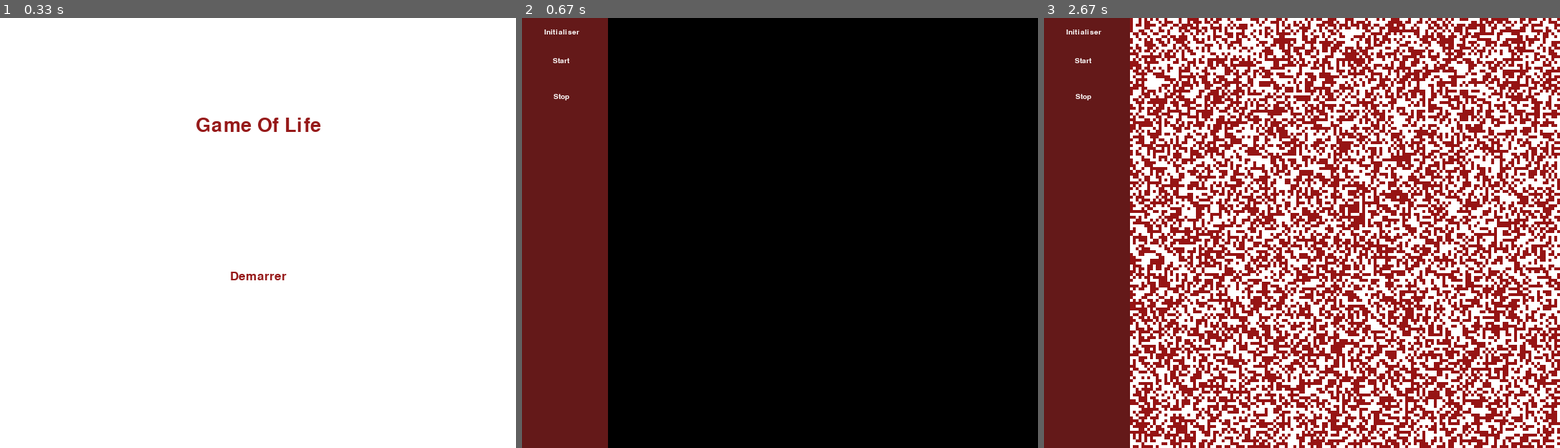
Above: before the commit, frames 1-3 (left to right).
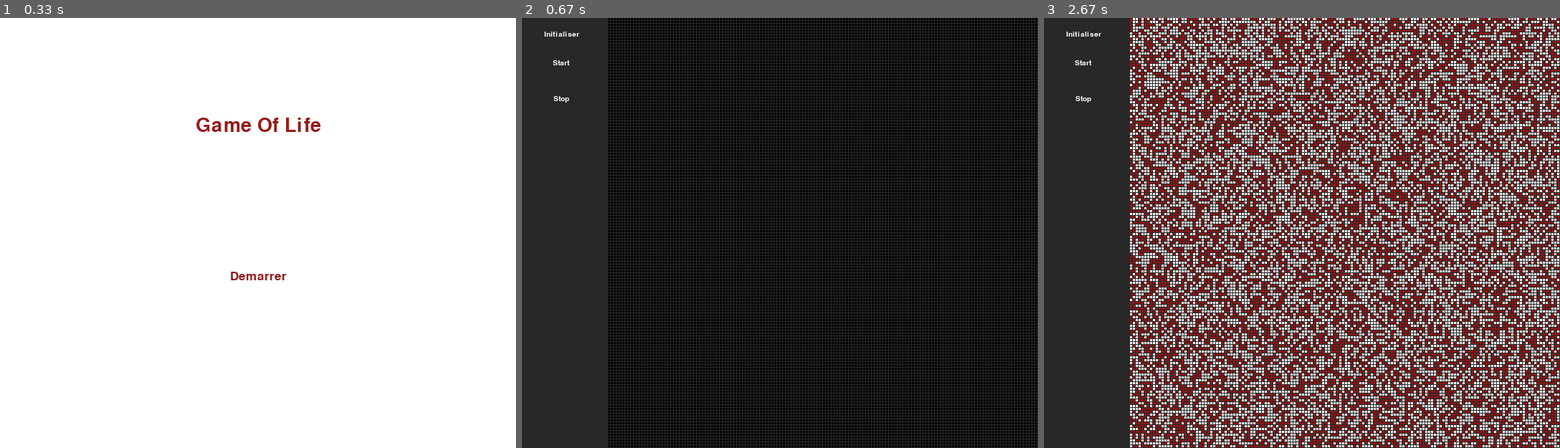
Above: after the commit, the same moments.

Repository: Ethik-69/Game_of_life
Game: pygame game, started from jeu_de_la_vie/main_pygame.py
The game is run twice, just before and just after one commit, with the same random seed, the same clock (stepped at 60 frames per second) and the same inputs.
Inputs (mouse positions are in pixels of both pictures, inside the frame that each line leads up to):
- Up to frame 1 (0.33 s): no input
- Up to frame 2 (0.67 s): click (759, 250) at 0.38 s
- Up to frame 3 (2.67 s): click (1085, 35) at 0.83 s; click (1085, 35) at 2.65 s

Frame 1 is identical in both runs. In frame 2, 53% of the frame differs, in the area x 0-100%, y 0-100%; in frame 3, 53%.

Commit message:
amelioration

Diff:
--- a/jeu_de_la_vie/main_pygame_v3.py
+++ b/jeu_de_la_vie/main_pygame.py
@@ -4,7 +4,8 @@
 import pygame.gfxdraw
 from pygame.locals import *
 
-
+#i = x = abscisse
+#j = y = ordonee
 largeur = 180
 hauteur = 150
 taille_pixel = 4
@@ -34,7 +35,8 @@
             elif plateau[i][j] == 1: couleur = [255, 255, 255]
             elif plateau[i][j] == 2: couleur = [150, 20, 20]
             else : couleur = [0, 100, 0]
-            pygame.gfxdraw.box(fenetre, (taille_pixel*i+120, taille_pixel*j, taille_pixel, taille_pixel), couleur)
+            fenetre.fill(couleur, (i * taille_pixel+120, j * taille_pixel, taille_pixel - 1, taille_pixel - 1))
+
     pygame.display.flip()
 
 def etat_suivant(plateau):
@@ -60,7 +62,7 @@
             nb_vivante = alive(i, j)
             if nb_vivante == 3 : plateau2[i][j] = 1
             elif nb_vivante == 2 : plateau2[i][j] = plateau[i][j]
-            elif nb_vivante > 3 : plateau2[i][j] = 0
+            elif nb_vivante > 3 : plateau2[i][j] = 2
             elif nb_vivante < 2 : plateau2[i][j] = 0
     return plateau2
 
@@ -140,18 +142,17 @@
     font = pygame.font.Font('fonts/visitor1.ttf', 15)
 
     init_text = font.render("Initialiser", 1, (255, 255, 255))
-    init_text_pos = init_text.get_rect(centerx=55, centery=20)
+    init_text_pos = init_text.get_rect(centerx=55, centery=23)
     background.blit(init_text, init_text_pos)
 
     start_text = font.render("Start", 1, (255, 255, 255))
-    start_text_pos = start_text.get_rect(centerx=55, centery=60)
+    start_text_pos = start_text.get_rect(centerx=55, centery=63)
     background.blit(start_text, start_text_pos)
 
     stop_text = font.render("Stop", 1, (255, 255, 255))
-    stop_text_pos = stop_text.get_rect(centerx=55, centery=110)
+    stop_text_pos = stop_text.get_rect(centerx=55, centery=113)
     background.blit(stop_text, stop_text_pos)
     return background
-
 
 fonctionnement = True
 lancement = True
@@ -160,11 +161,11 @@
 
 accueil()
 
-background.fill((100, 25, 25))
-
-init_bouton = pygame.draw.rect(fenetre, [0, 0, 0], [10, 10, 90, 40])
-start_bouton = pygame.draw.rect(fenetre, [0, 0, 0], [10, 60, 90, 40])
-stop_bouton = pygame.draw.rect(fenetre, [0, 0, 0], [10, 110, 90, 40])
+background.fill((40, 40, 40))
+
+init_bouton = pygame.draw.rect(fenetre, [0, 0, 0], [10, 10, 90, 25])
+start_bouton = pygame.draw.rect(fenetre, [0, 0, 0], [10, 60, 90, 25])
+stop_bouton = pygame.draw.rect(fenetre, [0, 0, 0], [10, 110, 90, 25])
 
 main_font()
 
@@ -178,7 +179,6 @@
     start_on = start_bouton.collidepoint(mouse_xy)
     stop_on = stop_bouton.collidepoint(mouse_xy)
 
-    print('Generation : ',generation)
     plateau = main(plateau)
 
     if lancement:
--- a/jeu_de_la_vie/main_pygame_v1.py
+++ /dev/null
@@ -1,99 +0,0 @@
-#!/usr/bin/env python3
-import random
-import pygame
-import pygame.gfxdraw
-from pygame.locals import *
-import numpy
-
-largeur = 200
-hauteur = 200
-taille_pixel = 4
-plateau=[]
-plateau0=[]
-for i in range(200):
-    plateau.append([0]*200)
-    plateau0.append([0]*200)
-
-pygame.init()
-fenetre = pygame.display.set_mode((taille_pixel*hauteur, taille_pixel*largeur))
-pygame.display.flip()
-
-def etat_suivant(tab):
-    def alive(tab, i, j):
-        ##############################################
-        'renvoi le nb de voisin vivant'
-        ##############################################
-        vivante = 0
-        if tab[i][j] == 1 :
-            vivante -= 1
-        for x in range(i-1, i+1):
-            for y in range(j-1, j+1):
-                if tab[x][y] == 1 :vivante += 1
-        return vivante
-    ##############################################
-    'calcul l\'etat suivant'
-    ##############################################
-    tab2=[]
-    for i in range(200):
-        tab2.append([0]*200)
-    for i in range(200):
-        for j in range(200):
-            nb_vivante = alive(tab, i, j)
-            if nb_vivante%2==0 : tab2[i][j]=0
-            else: tab2[i][j]=1
-
-    return tab2
-
-def afficher(tab):
-    ##############################################
-    'change les pixels'
-    ##############################################
-    for i in range(200):
-        for j in range(200):
-            if tab[i][j] == 0: couleur = [0, 0, 0]
-            elif tab[i][j] == 1: couleur = [255, 255, 255]
-            pygame.gfxdraw.box(fenetre, (taille_pixel*i, taille_pixel*j, taille_pixel, taille_pixel), couleur)
-    pygame.display.flip()
-
-def main(tab):
-    ##############################################
-    'main'
-    ##############################################
-    tab2 = etat_suivant(tab)
-    afficher(tab2)
-    return tab2
-
-
-
-
-plateau[25][25]=1
-plateau[25][26]=1
-plateau[25][26]=1
-
-l = True
-
-while l:
-    plateau = main(plateau)
-    for event in pygame.event.get():
-        if event.type == pygame.QUIT:
-            l = False
-        elif event.type == KEYDOWN:
-            if event.key == K_ESCAPE:
-                l = False
-
-
-
-
-
-
-
-
-
-
-
-
-#couleur :
-#citoyen = 255 255 255
-#cadavre = 50 50 50
-#zombie = 200 20 20
-#fond = 0 0 0
--- a/jeu_de_la_vie/main_pygame_v2.py
+++ /dev/null
@@ -1,108 +0,0 @@
-#!/usr/bin/env python3
-import random
-import pygame
-import pygame.gfxdraw
-from pygame.locals import *
-import numpy
-
-largeur = 150
-hauteur = 150
-taille_pixel = 4
-plateau=[]
-plateau0=[]
-for i in range(largeur):
-    plateau.append([0]*largeur)
-    plateau0.append([0]*largeur)
-
-pygame.init()
-fenetre = pygame.display.set_mode((taille_pixel*hauteur, taille_pixel*largeur))
-pygame.display.flip()
-
-
-def afficher(tab):
-    ##############################################
-    'change les pixels'
-    ##############################################
-    for i in range(largeur):
-        for j in range(largeur):
-            if tab[i][j] == 0: couleur = [0, 0, 0]
-            elif tab[i][j] == 1: couleur = [255, 255, 255]
-            else : couleur = [100, 10, 10]
-            pygame.gfxdraw.box(fenetre, (taille_pixel*i, taille_pixel*j, taille_pixel, taille_pixel), couleur)
-    pygame.display.flip()
-
-
-def etat_suivant(tab):
-    def alive(i, j):
-        ##############################################
-        'renvoi le nb de voisin vivant'
-        ##############################################
-        vivante = 0
-
-        for x in range(i-1, i+2):
-            for y in range(j-1, j+2):
-                if tab[x][y] == 1 : vivante += 1
-        if tab[i][j] == 1 : vivante -= 1
-        return vivante
-    ##############################################
-    'calcul l\'etat suivant'
-    ##############################################
-    tab2=[]
-    for i in range(largeur):
-        tab2.append([0]*largeur)
-    for i in range(largeur-1):
-        for j in range(largeur-1):
-            nb_vivante = alive(i, j)
-            if nb_vivante == 3 : tab2[i][j] = 1
-            elif nb_vivante == 2 : tab2[i][j] = tab[i][j]
-            elif nb_vivante > 3 : tab2[i][j] = 0
-            elif nb_vivante < 2 : tab2[i][j] = 0
-
-    return tab2
-
-
-def main(tab):
-    ##############################################
-    'main'
-    ##############################################
-    tab2 = etat_suivant(tab)
-    afficher(tab2)
-    return tab2
-
-
-
-for i in range(largeur):
-    for j in range(largeur):
-        if random.random()>0.5:
-            plateau[i][j] = 0
-        else:
-            plateau[i][j] = 1
-
-
-l = True
-
-while l:
-    plateau = main(plateau)
-    for event in pygame.event.get():
-        if event.type == pygame.QUIT:
-            l = False
-        elif event.type == KEYDOWN:
-            if event.key == K_ESCAPE:
-                l = False
-
-
-
-
-
-
-
-
-
-
-
-
-#couleur :
-#citoyen = 255 255 255
-#cadavre = 50 50 50
-#zombie = largeur 20 20
-#fond = 0 0 0
--- a/site_django/git.txt
+++ /dev/null
@@ -1 +0,0 @@
-qsdfyuiomù
